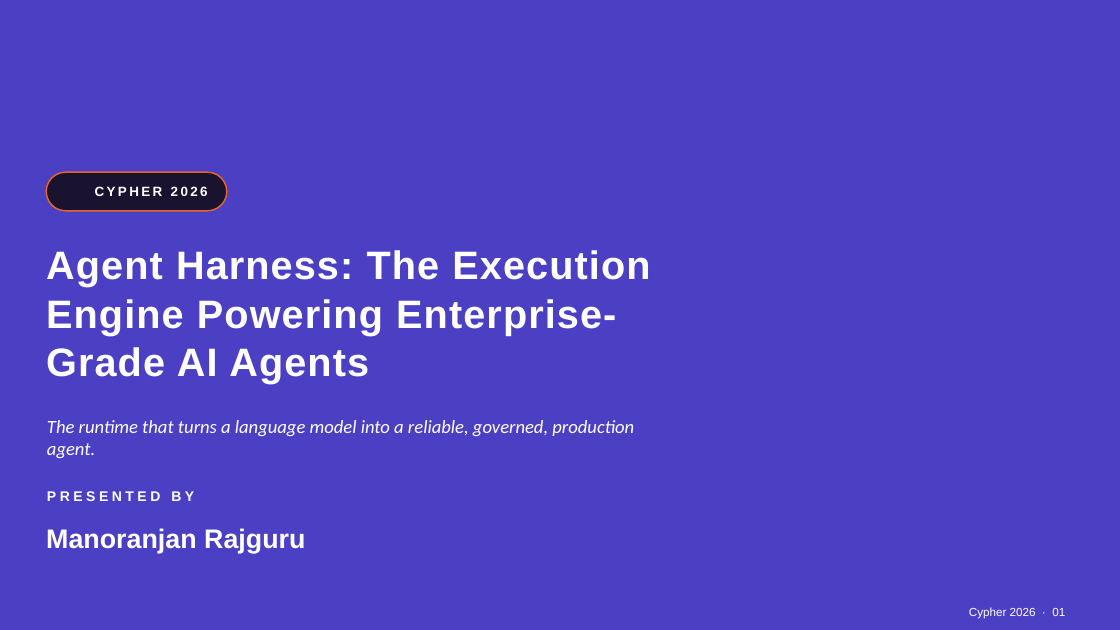
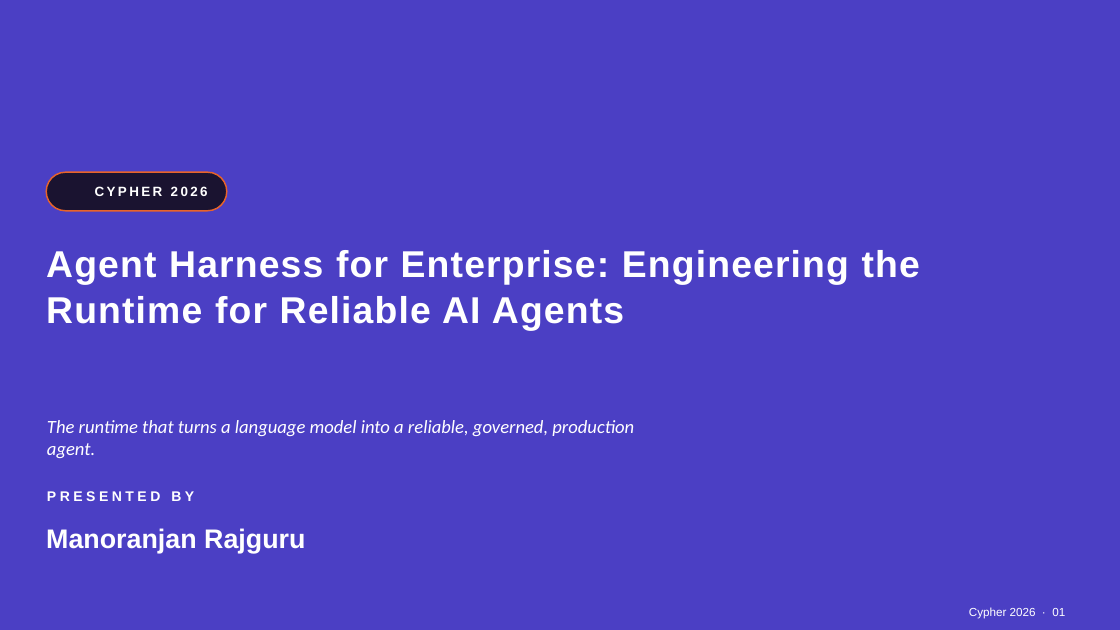
Before and after one commit to monuminu/Cypher-workshop26, a slide deck: slide 1 of slides/Cypher-2026-AgentHarness.pptx. Drawn at 1120x630 pixels with LibreOffice and Linux fonts; fonts in the diff are those of the drawing. Boxes give left, top, right and bottom in pixels: in the first picture for what was removed or moved away, otherwise in the second. Text is boxed around its words. In the diff, an @@ line names an element or a change of style, - is before the commit and + after.

Commit message:
Set Agent Harness for Enterprise workshop title

```diff
--- a/slides/Cypher-2026-AgentHarness.pptx
+++ b/slides/Cypher-2026-AgentHarness.pptx
@@ text at (46,250,920,331): text changed; size 34 to 32 pt @@
-Agent Harness: The Execution Engine Powering Enterprise-Grade AI Agents
+Agent Harness for Enterprise: Engineering the Runtime for Reliable AI Agents
```
Also in this commit, not shown: 6 other files.
